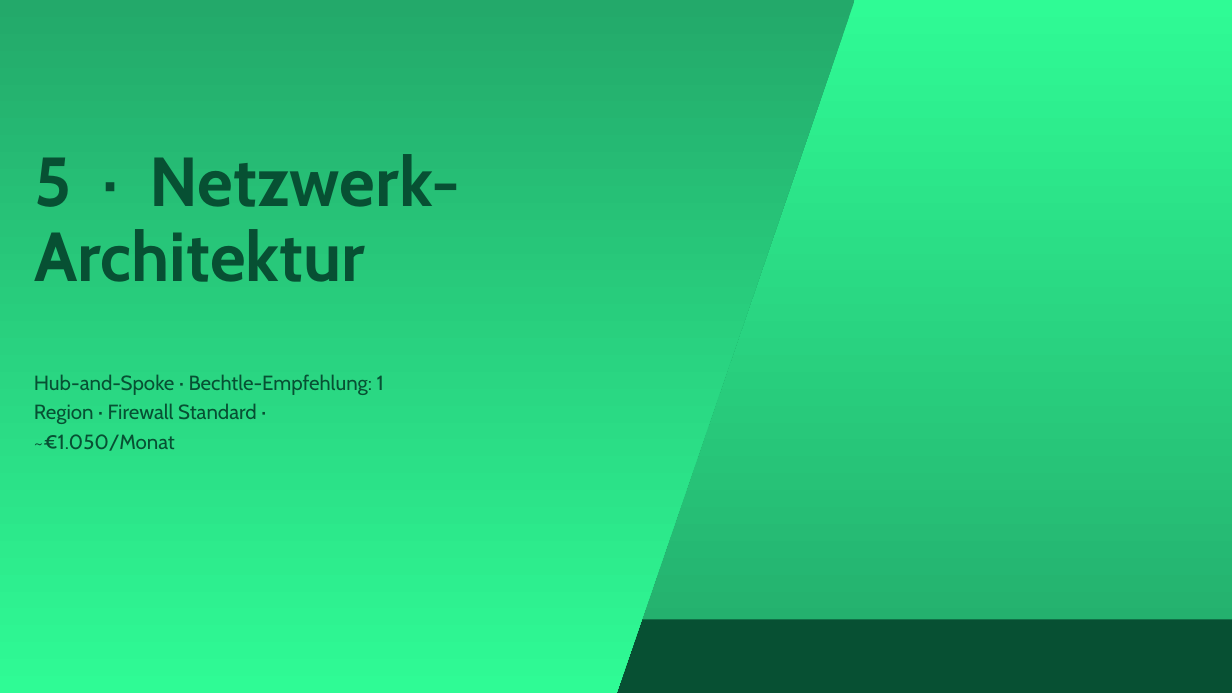
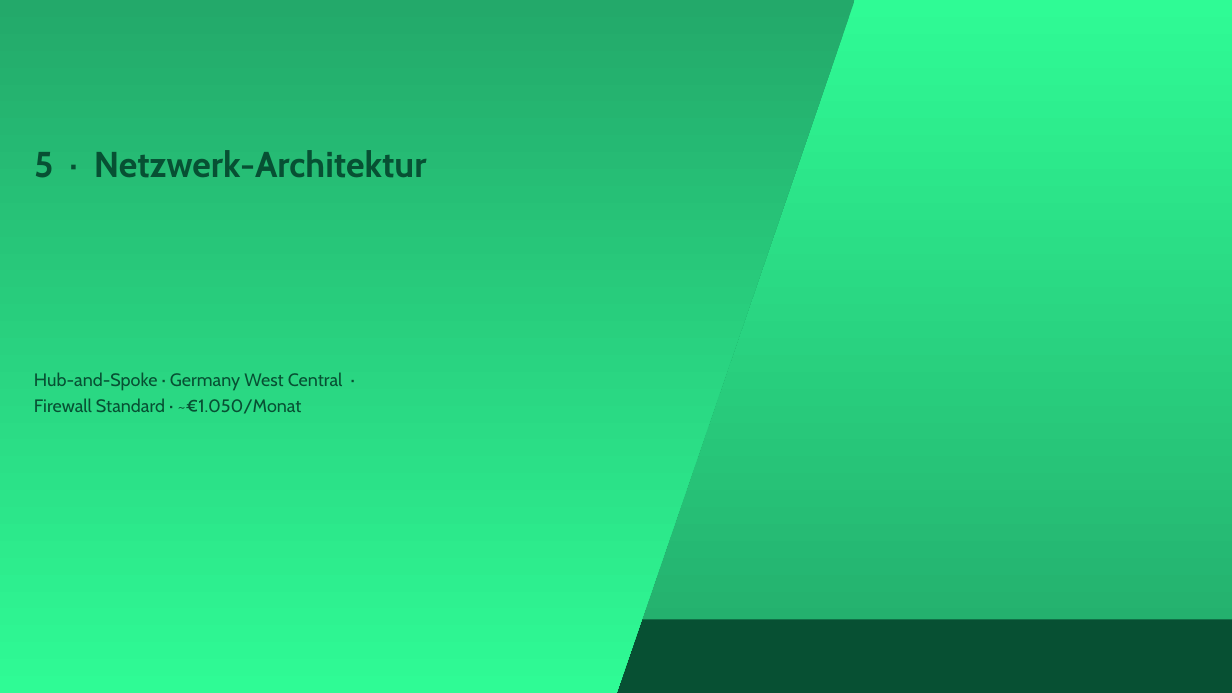
Before and after one commit to YannickBeck/azure-landing-zone, a slide deck: slide 17 of docs/konzept/Powerpoint/Azure-Landing-Zone-Konzept.pptx (slide 16 before the commit). Drawn at 1232x693 pixels with LibreOffice and Linux fonts; fonts in the diff are those of the drawing. Boxes give left, top, right and bottom in pixels: in the first picture for what was removed or moved away, otherwise in the second. Text is boxed around its words. In the diff, an @@ line names an element or a change of style, - is before the commit and + after.

```diff
--- a/docs/konzept/Powerpoint/Azure-Landing-Zone-Konzept.pptx
+++ b/docs/konzept/Powerpoint/Azure-Landing-Zone-Konzept.pptx
@@ title "5 · Netzwerk-Architektur" at (x1=34, y1=150, x2=427, y2=178): size 54 to 28 pt @@
@@ subtitle at (x1=34, y1=372, x2=343, y2=414): text changed; size 16 to 14 pt @@
-Hub-and-Spoke · Bechtle-Empfehlung: 1 Region · Firewall Standard · ~€1.050/Monat
+Hub-and-Spoke · Germany West Central · Firewall Standard · ~€1.050/Monat
```
Also in this commit, not shown: 24 other slides changed, 12 slides added, 17 slides removed, 1 other file.
